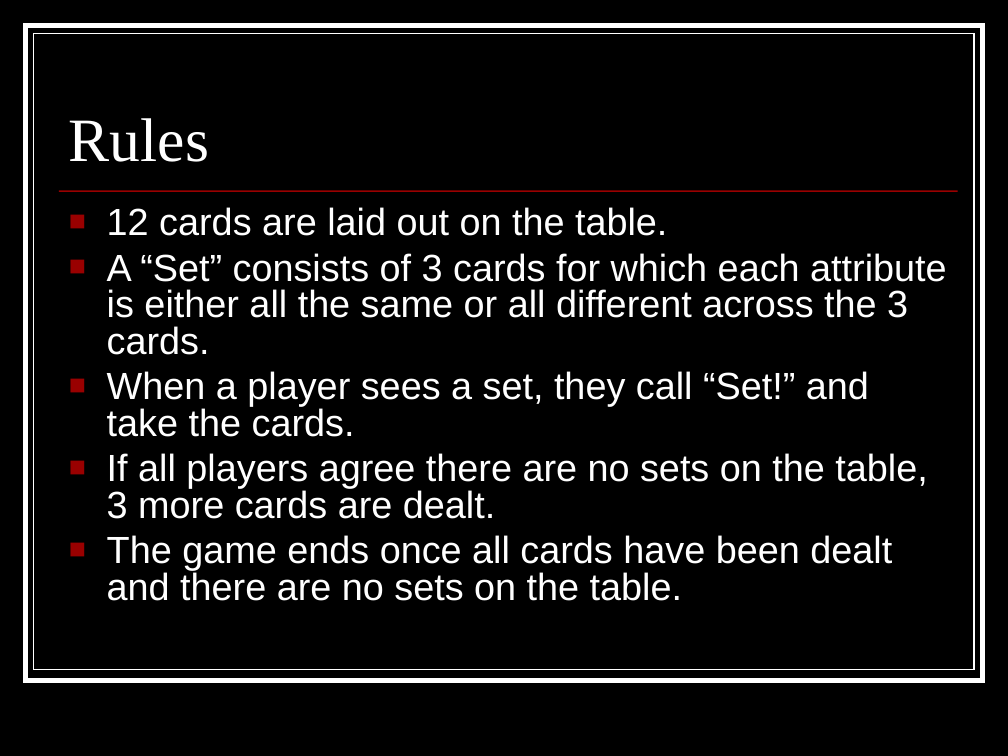
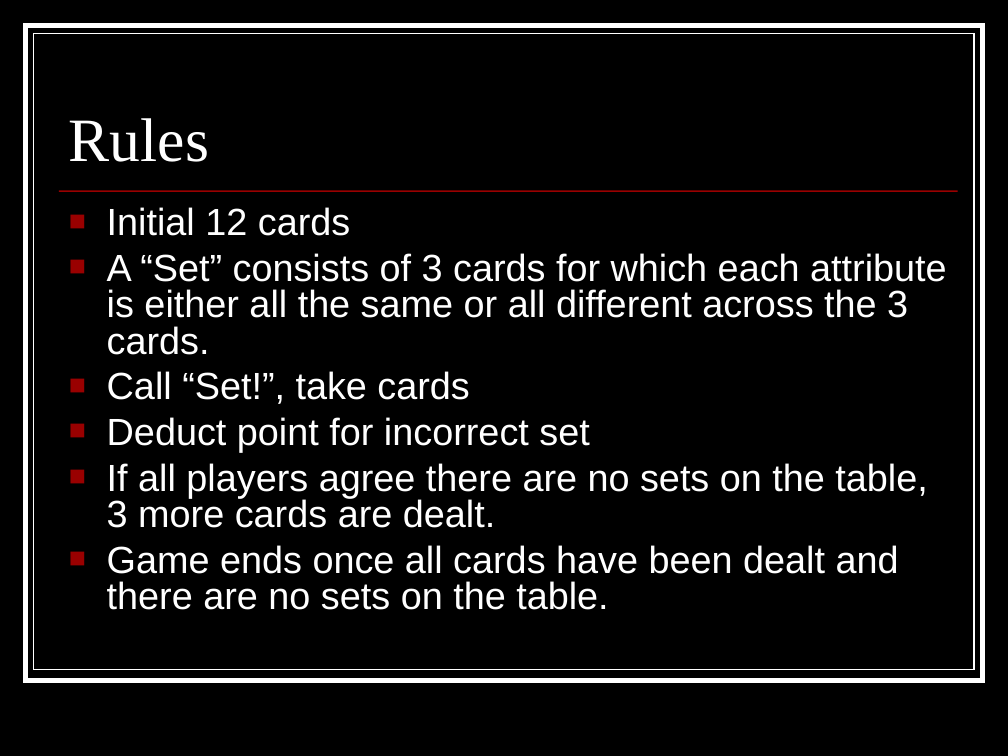
Before and after one commit to appleguru/p2pset, a slide deck: slide 7 of Other Documents/Final Presentation.ppt. Drawn at 1008x756 pixels with LibreOffice and Linux fonts; fonts in the diff are those of the drawing. Boxes give left, top, right and bottom in pixels: in the first picture for what was removed or moved away, otherwise in the second. Text is boxed around its words. In the diff, an @@ line names an element or a change of style, - is before the commit and + after.

```diff
--- a/Other Documents/Final Presentation.ppt
+++ b/Other Documents/Final Presentation.ppt
@@ text at (107,207,350,236): text changed @@
-■ 12 cards are laid out on the table.
+■ Initial 12 cards
@@ text at (107,371,589,452): text changed @@
-■ When a player sees a set, they call “Set!” and take the cards.
+■ Call “Set!”, take cards
+■ Deduct point for incorrect set
@@ text at (107,545,899,610): text changed @@
-■ The game ends once all cards have been dealt and there are no sets on the table.
+■ Game ends once all cards have been dealt and there are no sets on the table.
```
Also in this commit, not shown: 16 other slides changed, 10 slides added, 2 slides removed.
